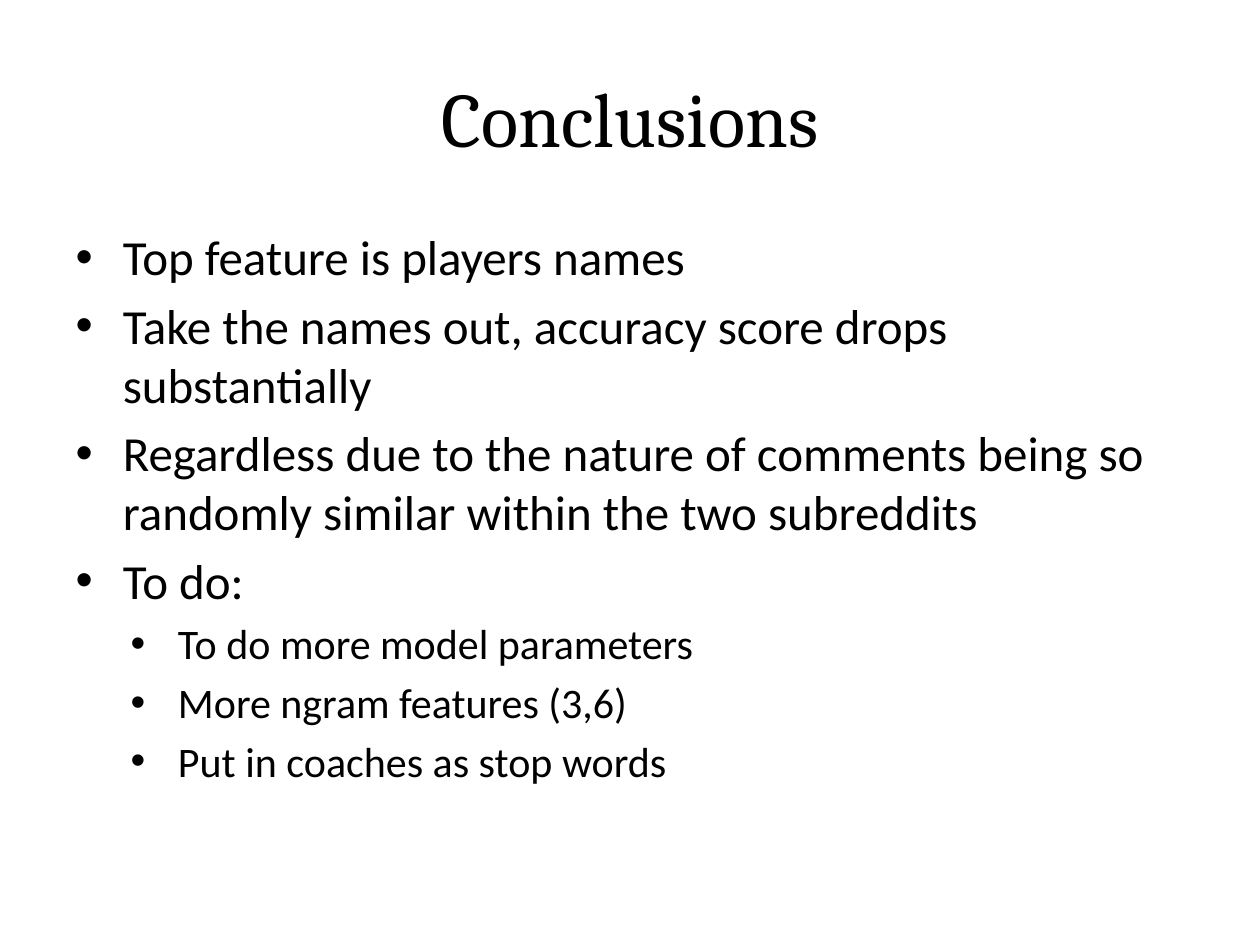
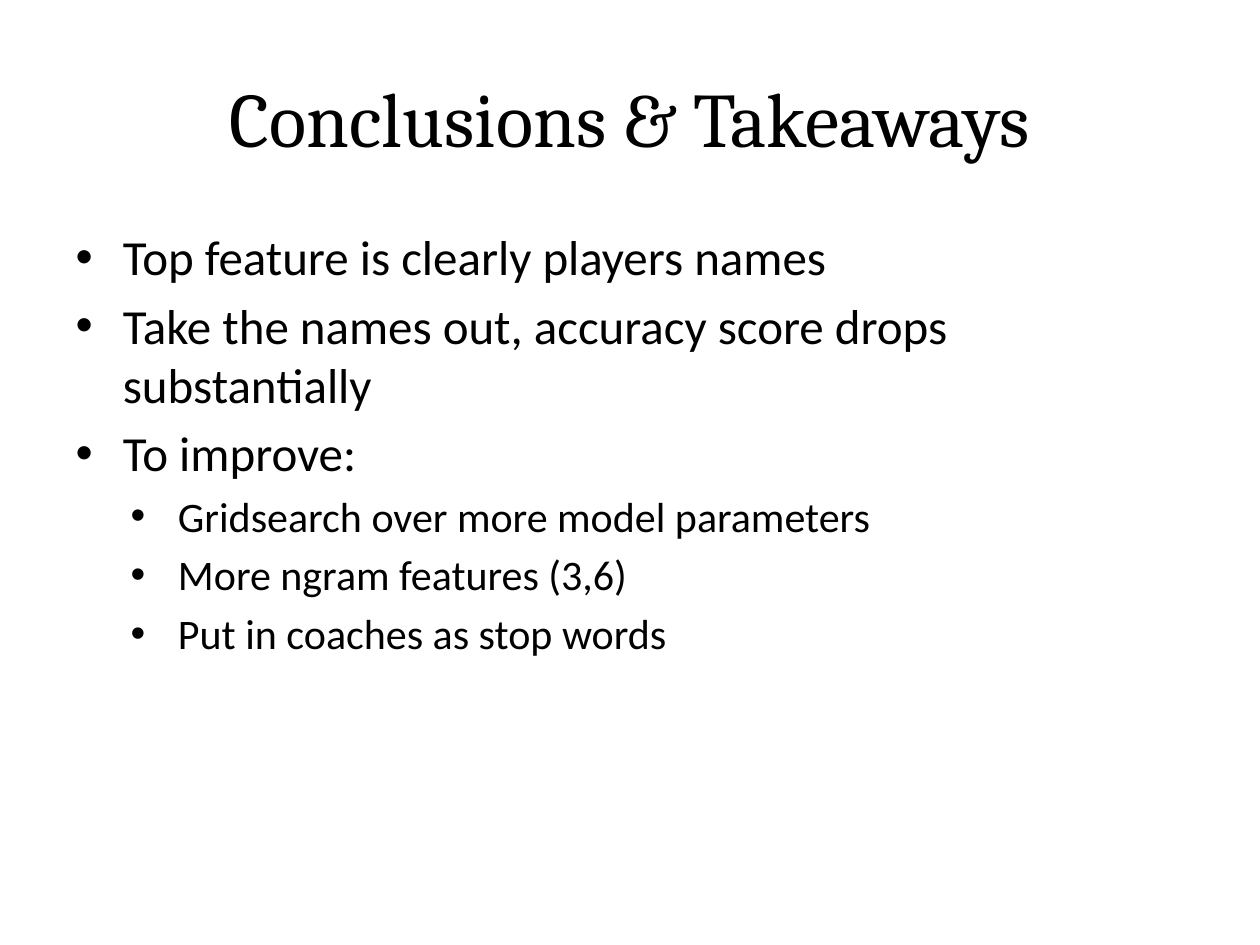
Before and after one commit to cdubbs512/reddit_subreddit_classification, a slide deck: slide 12 of Project 3 - El Clasico de Reddit.pptx (slide 11 before the commit). Drawn at 1260x945 pixels with LibreOffice and Linux fonts; fonts in the diff are those of the drawing; background and template pictures are left out. Boxes give left, top, right and bottom in pixels: in the first picture for what was removed or moved away, otherwise in the second. Text is boxed around its words. In the diff, an @@ line names an element or a change of style, - is before the commit and + after.

```diff
--- a/Project 3 - El Clasico de Reddit.pptx
+++ b/Project 3 - El Clasico de Reddit.pptx
@@ title at [230, 93, 1030, 164]: text changed @@
-Conclusions
+Conclusions & Takeaways
@@ text at [123, 241, 826, 283]: text changed @@
-  • Top feature is players names
+  • Top feature is clearly players names
@@ text at [123, 437, 870, 539]: text changed; size 28 to 24 pt @@
-  • Regardless due to the nature of comments being so randomly similar within the two subreddits
-  • To do:
-    • To do more model parameters
+  • To improve:
+    • Gridsearch over more model parameters
```
Also in this commit, not shown: 1 other slide changed, 1 slide added, 16 other files.
